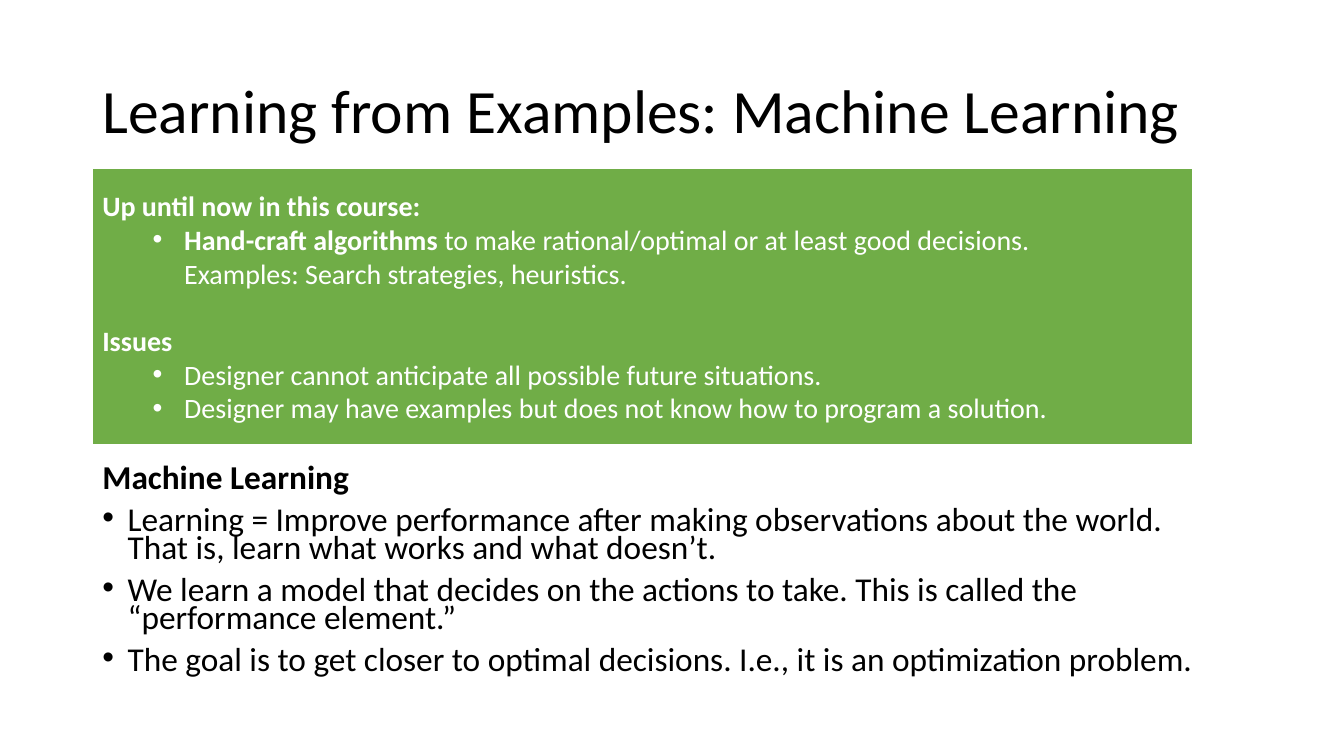
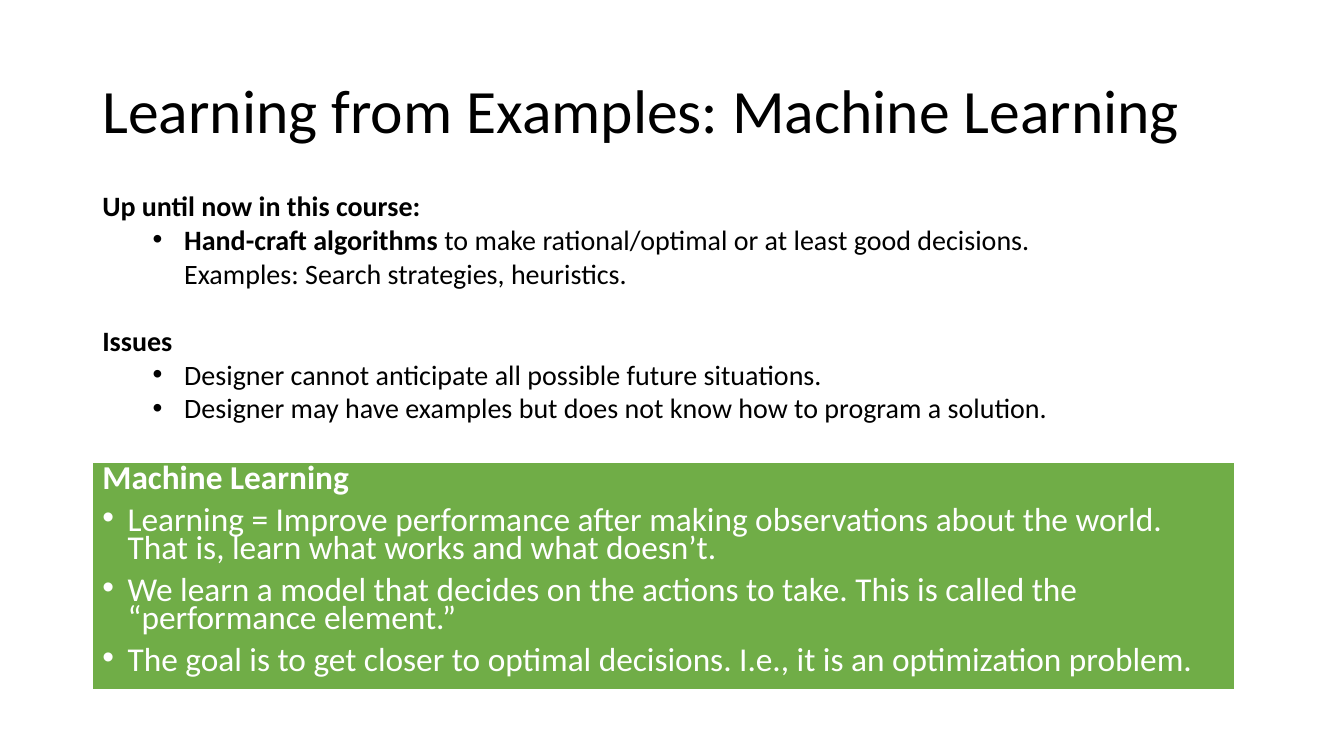
Before and after one commit to mhahsler/CS7320-AI, a slide deck: slide 4 of slides/19_ML_intro.pptx (slide 3 before the commit). Drawn at 1344x756 pixels with LibreOffice and Linux fonts; fonts in the diff are those of the drawing. Boxes give left, top, right and bottom in pixels: in the first picture for what was removed or moved away, otherwise in the second. Text is boxed around its words. In the diff, an @@ line names an element or a change of style, - is before the commit and + after.

```diff
--- a/slides/19_ML_intro.pptx
+++ b/slides/19_ML_intro.pptx
@@ rectangle "Up until now in this ..." at (93,168,1194,446): text colour #FFFFFF to #000000; fill #70AD47 to none @@
@@ text "Machine Learning": place and size @@
-text "Machine Learning" at (102,465,1192,677)
+text "Machine Learning" at (93,462,1235,691)
@@ text "Machine Learning" at (93,462,1235,691): text colour #000000 to #FFFFFF; fill none to #70AD47; outline none to #FFFFFF 1.5 pt @@
```
Also in this commit, not shown: 13 other slides changed, 1 slide added, 1 other file.
